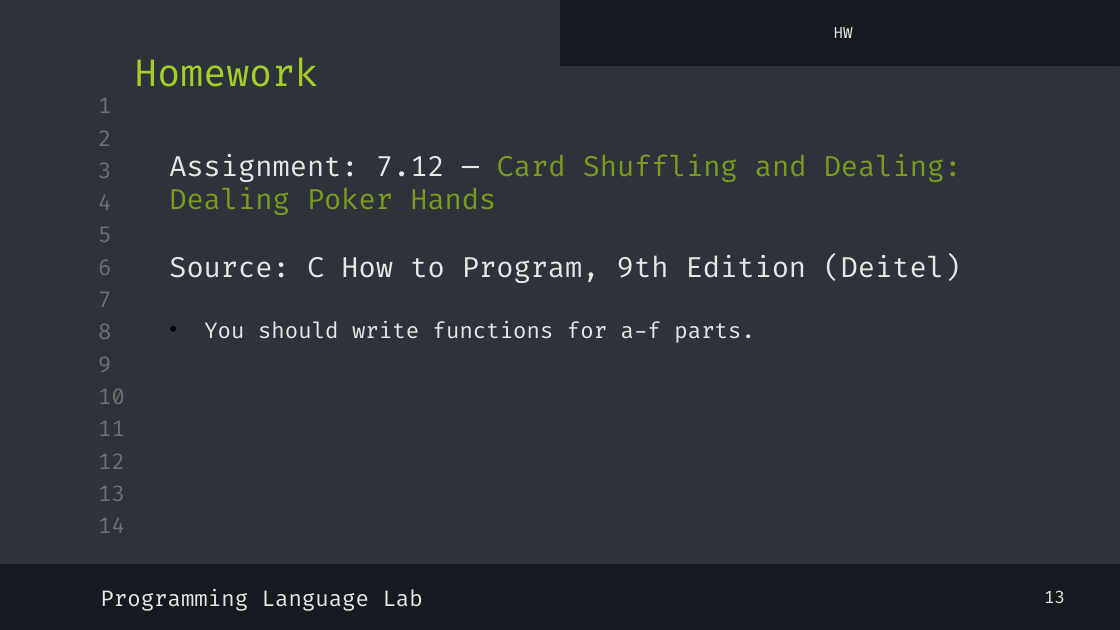
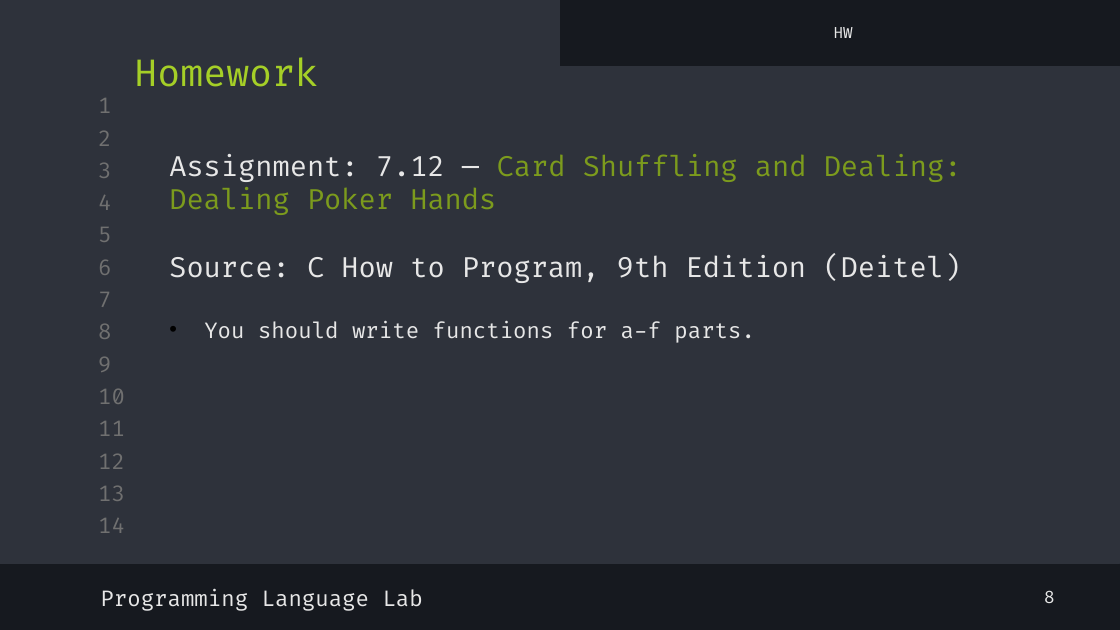
Before and after one commit to shayan-naghizadeh/C-Lab-AUT, a slide deck: slide 10 of slides/8.Pointer_1/Pointer_1.pptx. Drawn at 1120x630 pixels with LibreOffice and Linux fonts; fonts in the diff are those of the drawing. Boxes give left, top, right and bottom in pixels: in the first picture for what was removed or moved away, otherwise in the second. Text is boxed around its words. In the diff, an @@ line names an element or a change of style, - is before the commit and + after.

```diff
--- a/slides/8.Pointer_1/Pointer_1.pptx
+++ b/slides/8.Pointer_1/Pointer_1.pptx
@@ text at (1044, 590, 1055, 603): text changed @@
-13
+8
```
Also in this commit, not shown: 7 other slides changed, 1 other file.
